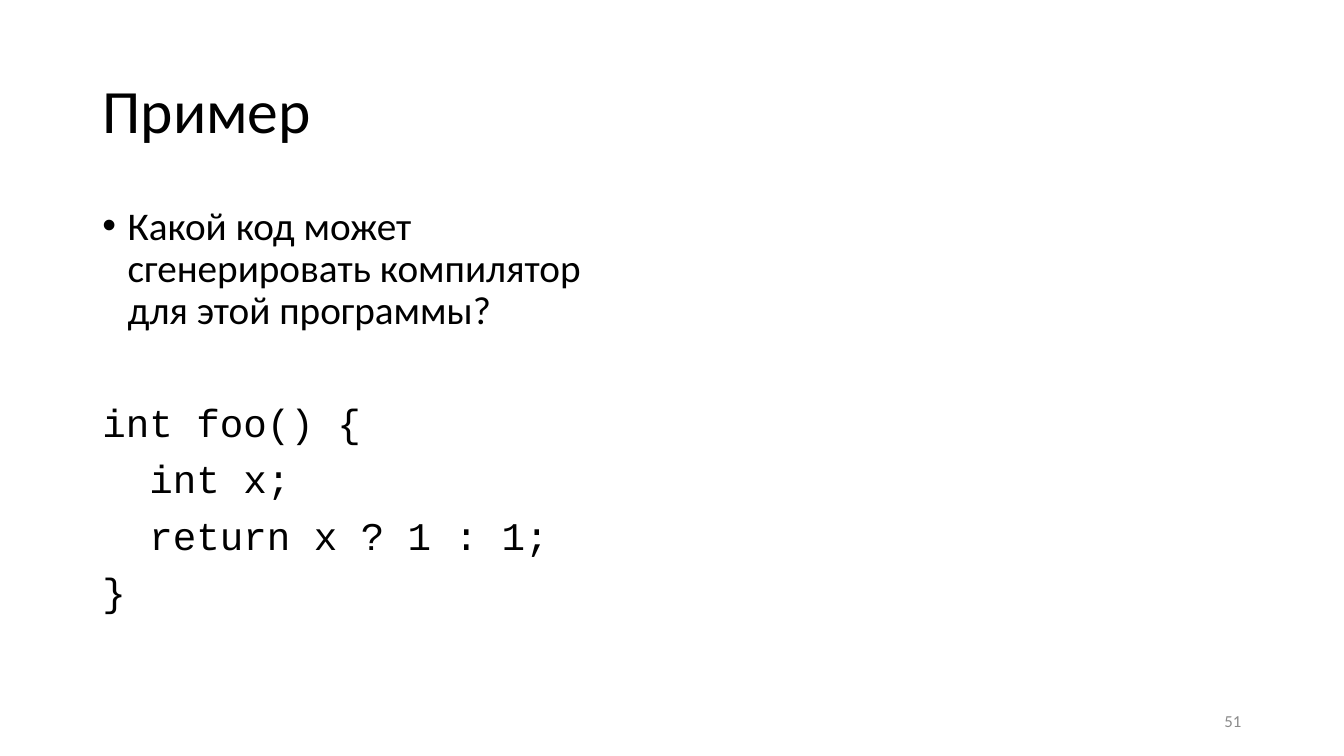
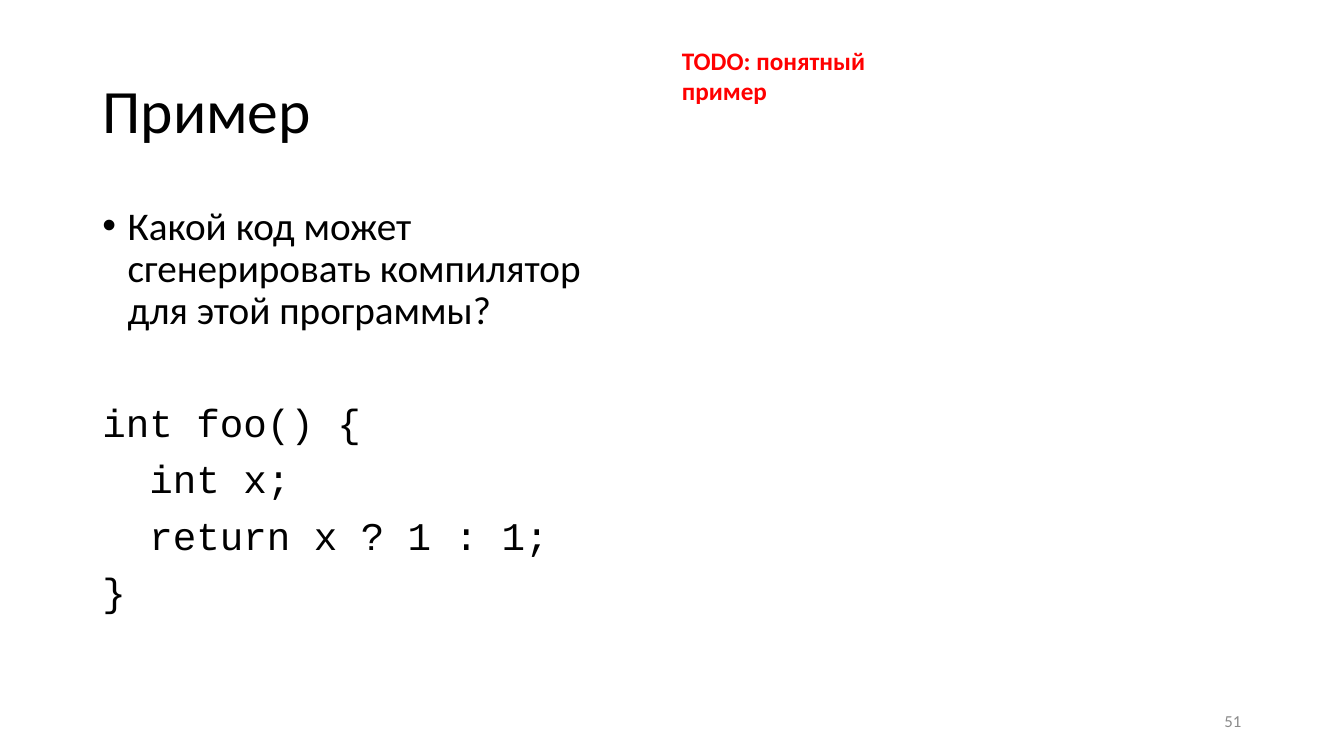
Before and after one commit to yugr/slides, a slide deck: slide 51 of CppZeroCost/2025/RU.pptx. Drawn at 1344x756 pixels with LibreOffice and Linux fonts; fonts in the diff are those of the drawing. Boxes give left, top, right and bottom in pixels: in the first picture for what was removed or moved away, otherwise in the second. Text is boxed around its words. In the diff, an @@ line names an element or a change of style, - is before the commit and + after.

```diff
--- a/CppZeroCost/2025/RU.pptx
+++ b/CppZeroCost/2025/RU.pptx
@@ text added at [682,52,865,104], 18 pt, text #FF0000, bold @@
+TODO: понятный пример
```
Also in this commit, not shown: 5 other slides changed, 1 slide added, 3 other files.
